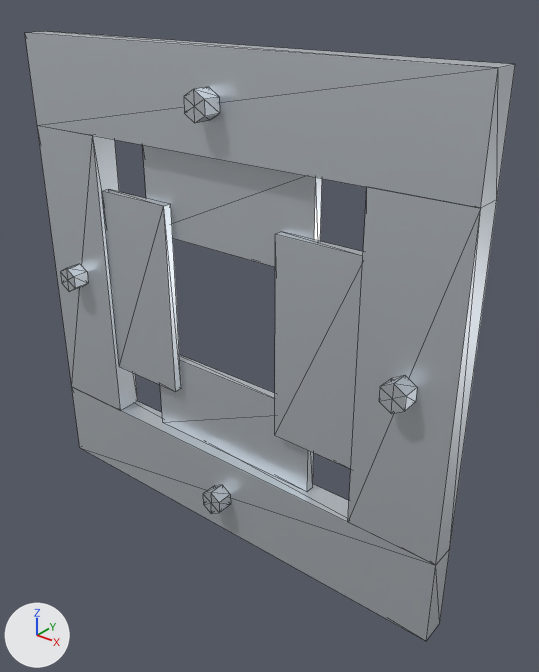
One commit to the glTF model public/assets/parts/PART-FAB-DIE-GATE-4WAY/model.gltf: the scene before it, then after it.
Both versions are drawn from a 50 mm camera at (197.0, -217.0, 134.0) aimed at (18.0, 7.0, -5.0). Lighting does not change. The marker at lower left points along +X, +Y and +Z. The older version comes first. Mesh edges are drawn as thin lines. Vertices at exactly the same position are counted once.

In view in the first picture: 'PART-FAB-DIE-GATE-4WAY'.
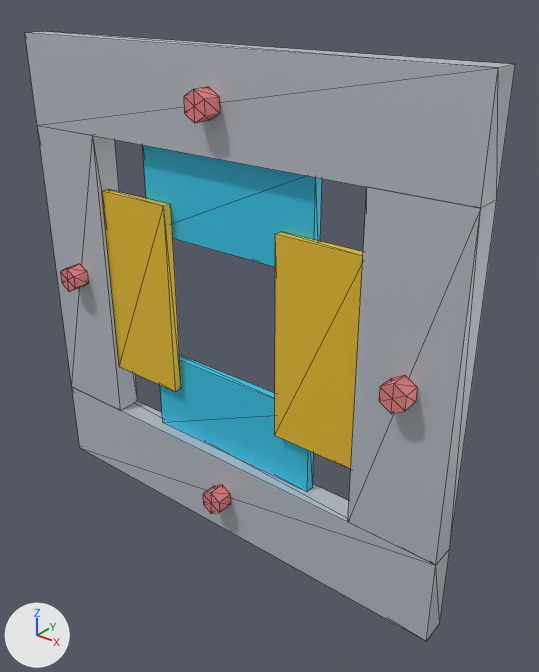
The change, as a list of edits to the scene's bpy script:
```text
Change mat_pbr_standard:
    where n0 = _N.new('ShaderNodeBsdfPrincipled'); n0.name = 'Principled BSDF'
    remove n0.inputs[0].default_value = (0.7, 0.75, 0.8, 1.0)  # 'Base Color', white #dae1e7
    remove n0.inputs[2].default_value = 0.35  # 'Roughness'
    n0.inputs[1].default_value: 0.7 -> 0.3  # 'Metallic'
    add n2 = _N.new('ShaderNodeVertexColor'); n2.name = 'Color Attribute'
    add _L.new(n2.outputs[0], n0.inputs[0])  # 'Color' to 'Base Color'
Change me_part_fab_die_gate_4way_geometry:
    where me_part_fab_die_gate_4way_geometry.from_pydata(...)  # 112 vertices, 192 faces; spans x -110.0..110.0, y -14.0..6.0, z -110.0..110.0
    used by ob_part_fab_die_gate_4way; location = (0.0, 0.0, 0.0)
    me_part_fab_die_gate_4way_geometry part 1
    12 faces are deleted
    12 new faces join them
    me_part_fab_die_gate_4way_geometry part 2
    12 faces are deleted
    12 new faces join them
    me_part_fab_die_gate_4way_geometry part 3
    12 faces are deleted
    12 new faces join them
    me_part_fab_die_gate_4way_geometry part 4
    12 faces are deleted
    12 new faces join them
```

Where the change shows, as pixel boxes [x1, y1, x2, y2] in the pictures (539 x 672 px; the box of a moved part takes in the faces that stretch with it):
'PART-FAB-DIE-GATE-4WAY', recoloured, surface changed
    both: [53, 38, 502, 641]
part 1 of me_part_fab_die_gate_4way_geometry, moved or reshaped
    both: [203, 493, 219, 513]
part 2 of me_part_fab_die_gate_4way_geometry, moved or reshaped
    both: [184, 89, 205, 123]
part 3 of me_part_fab_die_gate_4way_geometry, moved or reshaped
    both: [60, 269, 75, 291]
part 4 of me_part_fab_die_gate_4way_geometry, moved or reshaped
    both: [379, 384, 406, 413]
